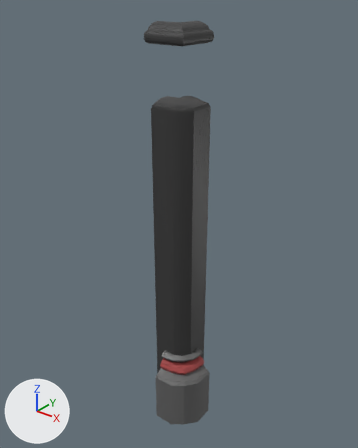
Two versions of the FBX model Assets/Models/ModularParts/Decor/BarrierCorner.fbx, one commit apart.
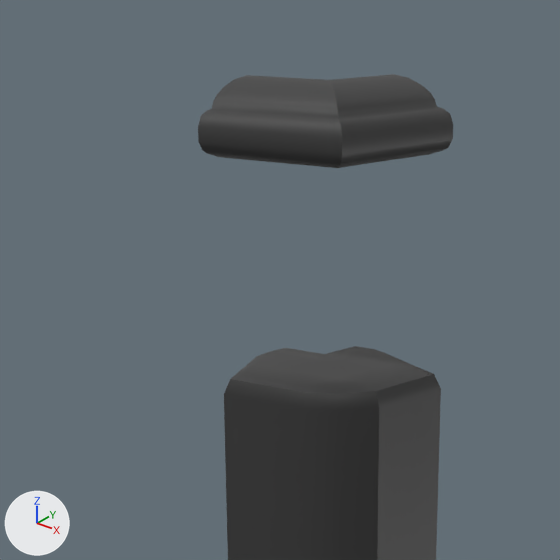
The first picture shows the older version from a camera (50 mm lens) standing at (0.0278, -0.0349, 0.0441) and looking at (0.0001, -0.0002, 0.0226). The close-ups show both versions on the part from 25% to 68% of the width and 0% to 34% of the height of that picture; other places that the commit changed are outside them. Every picture has the same lights, and +X, +Y and +Z are marked at lower left. Where no turn or scale is listed for an object, it has been applied to the vertices.

In view in the first close-up: 'HandTrim', 'SideBars'.
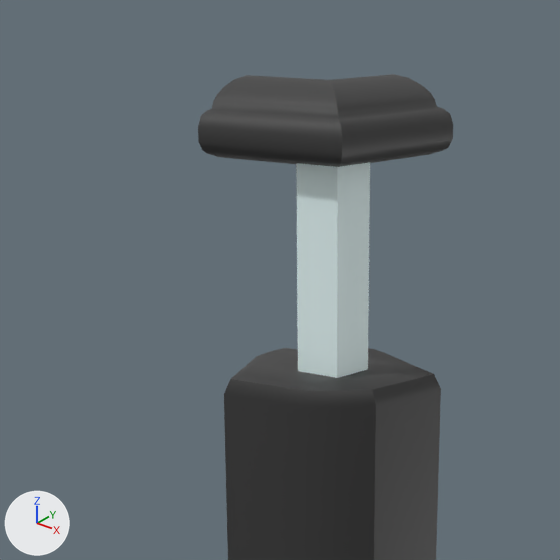
What changed in the scene script:
```text
Add mat_glassmat:
    mat_glassmat = principled_material('GlassMat')
    mat_glassmat.base_color = (0.84, 1.0, 1.0)  # white #ecffff
Add me_mesh_004:
    me_mesh_004.from_pydata([(0.0001, -0.0012, 0.02), (0.0001, -0.0012, 0.01376), (-0.0011, -0.0012, 0.02), (-0.0011, -0.0012, 0.01376), (0.0001, 0.0, 0.01376), (0.0001, 0.0, 0.02)], [], [(2, 3, 1, 0), (0, 1, 4, 5)])
    me_mesh_004.materials.append(mat_glassmat)  # white #ecffff
Add ob_glass:
    ob_glass = bpy.data.objects.new('Glass', me_mesh_004)
    ob_glass.location = (0.0011, 0.0, 0.02)
```

Location of each change, [x1, y1, x2, y2] in pixels of the close-ups (560 x 560 px):
'Glass', added
    after: [296, 162, 370, 378]
